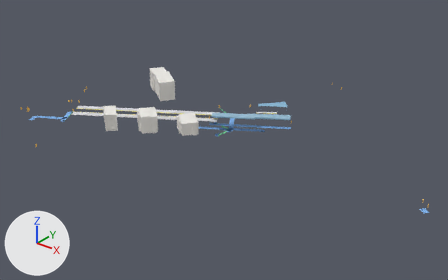
Two versions of the glTF model bern-research/stations/models/8508052-bern-tiefenau.glb, one commit apart.
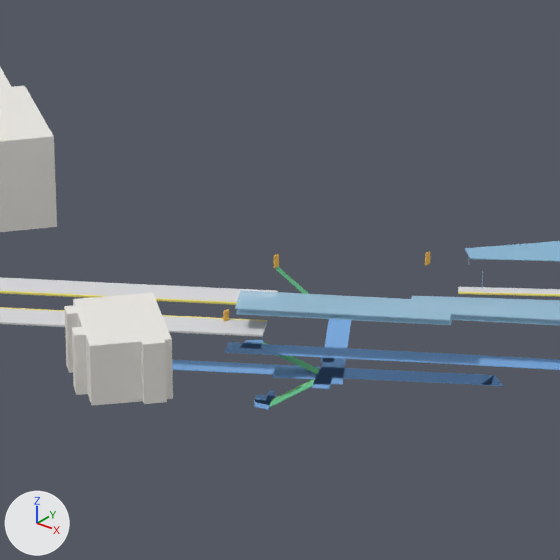
The first picture shows the older version from a 50 mm lens placed at (320.0, -364.0, 212.0), pointed at (34.0, -7.0, -10.0). The close-ups show the older and then the newer version on the part from 37% to 62% of the width and 19% to 60% of the height of that picture. Only the edits that show in the close-ups are written down. Arrows for +X, +Y and +Z are at lower left; the lights stay in place.

In view in the first close-up: 'building_part@x', 'canopy@0', 'escalator@x', 'passage@-1', 'passage@-2', 'passage@-3', 'platform_body@0', 'roof@0', 'stairs@x' and 2 more.
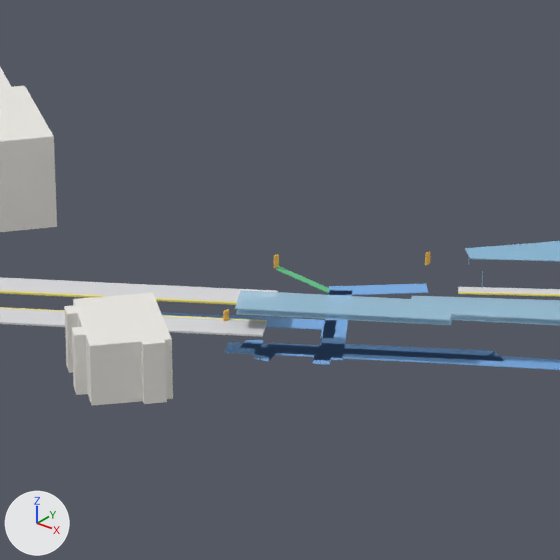
The change in detail:
me_stairs_x is used by ob_stairs_x; location (0.0, 0.0, 0.0).
Verts and faces of me_stairs_x; kept vertices keep their numbers, new ones are numbered from 32.
Before the commit, vertices of me_stairs_x: 8 (11.3, 30.2, -9.0), 9 (9.9, 31.9, -9.0), 10 (11.3, 30.2, -9.1), 11 (9.9, 31.9, -9.1).
me_stairs_x had 32 vertices, 48 faces and spanned x -98.0..27.1, y -65.6..31.9, z -13.6..0.0.
me_stairs_x now has 16 vertices, 24 faces and spans x -98.0..11.3, y -65.6..31.9, z -4.6..0.0.
me_stairs_x part 4: the loose piece of 8 vertices spanning x 19.6..27.1, y 1.8..7.5, z -13.6..-9.0 is deleted.
me_stairs_x part 5: the loose piece of 8 vertices spanning x 15.5..25.0, y 4.6..11.6, z -9.1..-4.5 is deleted.
Part 6, on me_stairs_x:
Vertices 8 to 11 move by (0.0, 0.0, 4.5).
Other edits to the shape of me_stairs_x do not show in these pictures.
me_passage__1 is used by ob_passage__1; location (0.0, 0.0, 0.0).
me_passage__1 had 40 vertices, 68 faces and spanned x 11.0..211.0, y -20.0..38.0, z -5.0..-4.0.
me_passage__1 now has 232 vertices, 388 faces and spans x -126.0..211.0, y -84.0..44.0, z -5.0..-4.0.
me_passage__1 part 1: the loose piece of 8 vertices spanning x 204.0..211.0, y -20.0..-13.0, z -5.0..-4.0 is copied, and the copy is turned 66.1 degrees about the z axis through its middle and scaled by 0.671, then moved by (-180.0, 24.0, 0.0); it spans x 25.0..30.0, y 5.0..10.0, z -5.0..-4.0.
me_passage__1 part 2: the loose piece of 8 vertices spanning x 204.0..211.0, y -20.0..-13.0, z -5.0..-4.0 is copied, and the copy is turned 66.1 degrees about the z axis through its middle and scaled by 0.661, then moved by (-181.0, 25.0, 0.0); it spans x 25.0..29.0, y 6.0..11.0, z -5.0..-4.0.
me_passage__1 part 3: 2 vertices moved within x 17.0, y 2.0, z -5.0..-4.0; 116 vertices added at x -10.0..52.0, y -3.0..44.0, z -5.0..-4.0.
Other edits to the shape of me_passage__1 do not show in these pictures.
Object 'passage@-2' (ob_passage__2) is deleted.
Object 'passage@-3' (ob_passage__3) is deleted.
Object 'escalator@x' (ob_escalator_x) is deleted.

Changed parts and their boxes [x1, y1, x2, y2] in the close-ups (560 x 560 px; the box of a moved part takes in the faces that stretch with it):
'passage@-1', reshaped
    before: [225, 340, 560, 370]
    after: [161, 283, 560, 370]
'passage@-2', deleted (blue)
    before: [272, 319, 504, 389]
'passage@-3', deleted (blue)
    before: [172, 360, 320, 410]
'stairs@x', reshaped
    before: [262, 267, 319, 407]
    after: [276, 266, 329, 293]
'escalator@x', deleted
    before: [272, 379, 315, 401]
part 1 of me_passage__1, added
    after: [312, 354, 331, 365]
part 2 of me_passage__1, added
    after: [314, 350, 333, 361]
part 3 of me_passage__1, built on
    before: [251, 344, 412, 360]
    after: [161, 283, 504, 362]
part 4 of me_stairs_x, deleted
    before: [269, 380, 314, 407]
part 5 of me_stairs_x, deleted
    before: [262, 342, 319, 374]
part 6 of me_stairs_x, moved or reshaped
    before: [276, 267, 309, 294]
    after: [276, 266, 329, 293]
